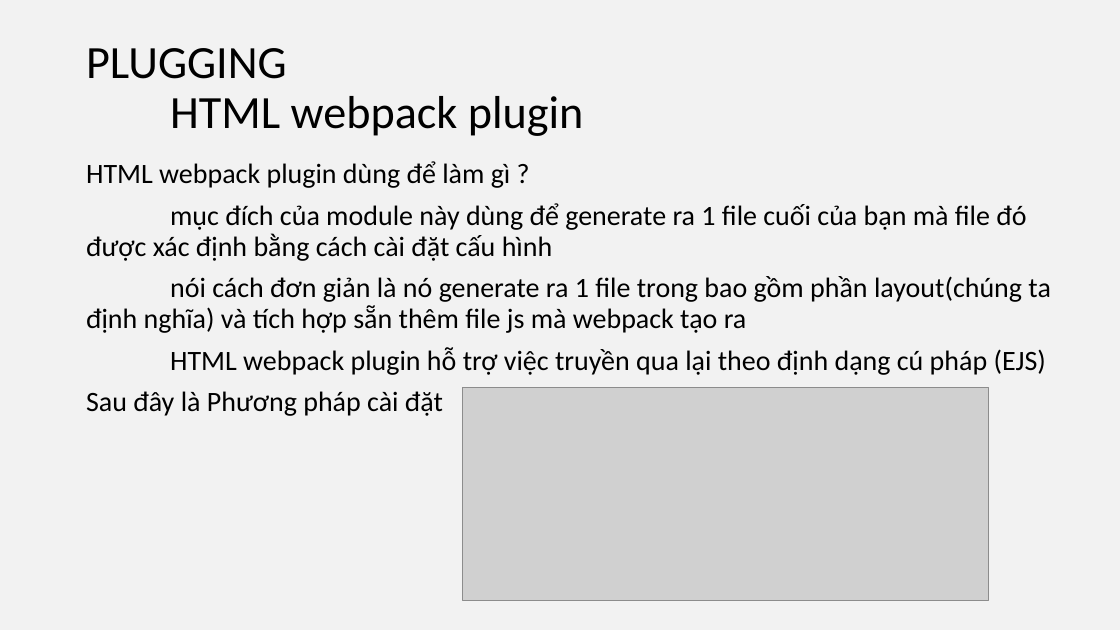
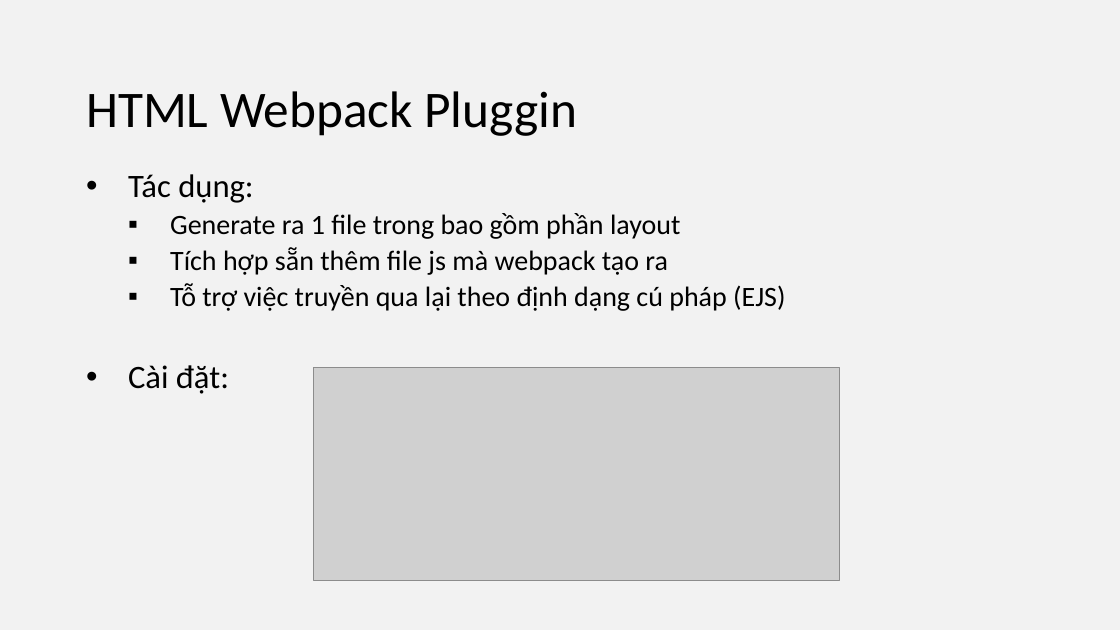
Before and after one commit to UDPT-2017/seminar-webpack-1412193-1412169, a slide deck: slide 15 of Sildewebpack.pptx. Drawn at 1120x630 pixels with LibreOffice and Linux fonts; fonts in the diff are those of the drawing; grey boxes stand for pictures. Boxes give left, top, right and bottom in pixels: in the first picture for what was removed or moved away, otherwise in the second. Text is boxed around its words. In the diff, an @@ line names an element or a change of style, - is before the commit and + after.

Commit message:
slide được cập nhật-hiền

```diff
--- a/Sildewebpack.pptx
+++ b/Sildewebpack.pptx
@@ title at [86,91,578,136]: text changed; size 39.6 to 44 pt @@
-PLUGGING
-HTML webpack plugin
+HTML Webpack Pluggin
@@ subtitle at [128,174,785,394]: text changed @@
-HTML webpack plugin dùng để làm gì ?
-mục đích của module này dùng để generate ra 1 file cuối của bạn mà file đó được xác định bằng cách cài đặt cấu hình
-nói cách đơn giản là nó generate ra 1 file trong bao gồm phần layout(chúng ta định nghĩa) và tích hợp sẵn thêm file js mà webpack tạo ra
-HTML webpack plugin hỗ trợ việc truyền qua lại theo định dạng cú pháp (EJS)
-Sau đây là Phương pháp cài đặt
+• Tác dụng:
+  ▪ Generate ra 1 file trong bao gồm phần layout
+  ▪ Tích hợp sẵn thêm file js mà webpack tạo ra
+  ▪ Tỗ trợ việc truyền qua lại theo định dạng cú pháp (EJS)
+• Cài đặt:
@@ picture: place and size @@
-picture at [463,387,989,600]
+picture at [313,368,839,581]
```
Also in this commit, not shown: 11 other slides changed.
